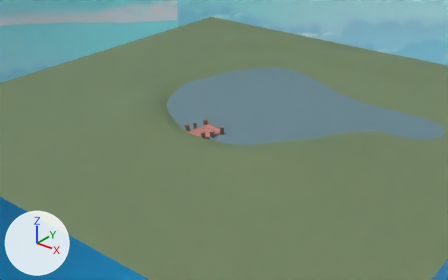
What one commit did to the FBX model assets/3d/scenes/LakeScene/scene_Lake_.fbx.
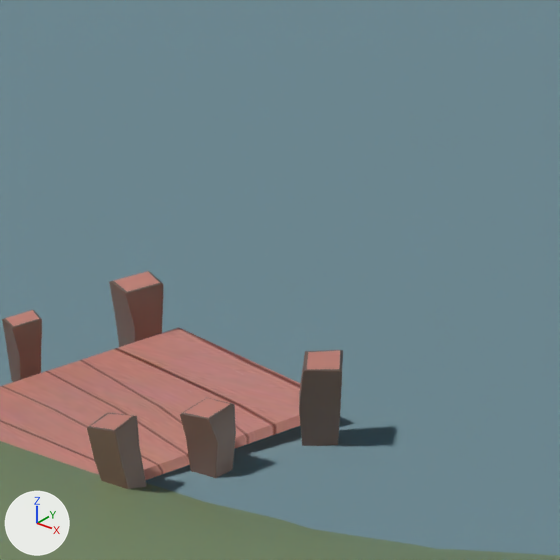
Each version is shown from a 50 mm lens placed at (66.7, -72.5, 47.3), pointed at (3.7, 6.2, -1.5), then close up on the part from 43% to 54% of the width and 34% to 52% of the height. The axes (+X, +Y, +Z) are drawn at lower left. The lights are the same throughout. Where no turn or scale is listed for an object, it has been applied to the vertices.

In view in the first close-up: 'sm_landscape', 'sm_room2', 'sm_water'.
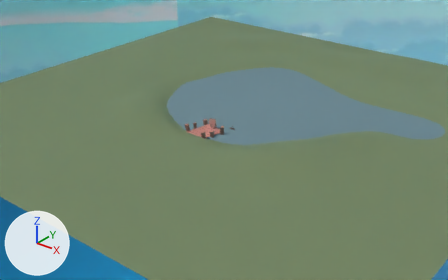
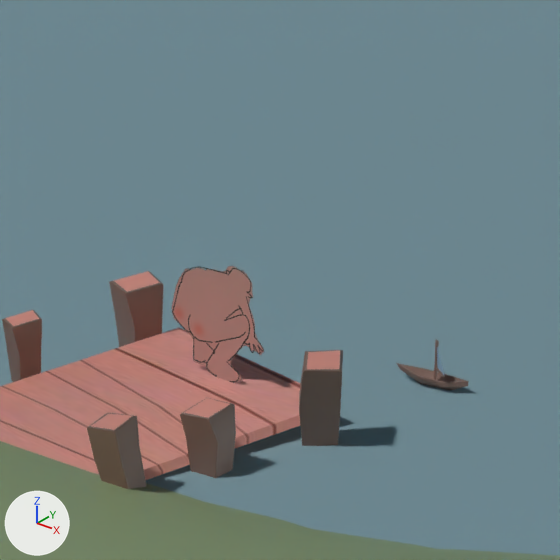
The edits, one by one:
Picture 'T_kickboy_placeholder.png' (img_t_kickboy_placeholder_png) is new.
Material 'm_kickboy' (mat_m_kickboy) is new.
Its texture is img_t_kickboy_placeholder_png (with its transparency).
Mesh me_mesh_005 is new.
It has 64 vertices, 58 faces and spans x -0.718..0.628, y -0.211..0.196, z -0.14..0.739.
It uses material mat_m_cakescene_generic (picture img_t_generics_a1_d_png).
Mesh me_mesh_1 is new.
It has 9 vertices, 4 faces and spans x -1.41..1.41, y -0.01..0.01, z -1.41..1.41.
It uses material mat_m_kickboy (picture img_t_kickboy_placeholder_png).
Object 'sm_boat' (ob_sm_boat) is new; it shows me_mesh_005.
Its location is (4.09, 8.19, 0.13).
Object 'sm_kickboy' (ob_sm_kickboy) is new; it shows me_mesh_1.
Its location is (1.52, 5.52, 1.57).

Pixel boxes (x1, y1, x2, y2) of what changed, in the close-ups (560 x 560 px):
'sm_kickboy', added (brown): after (172, 266, 264, 383)
'sm_boat', added (brown): after (397, 339, 469, 390)
